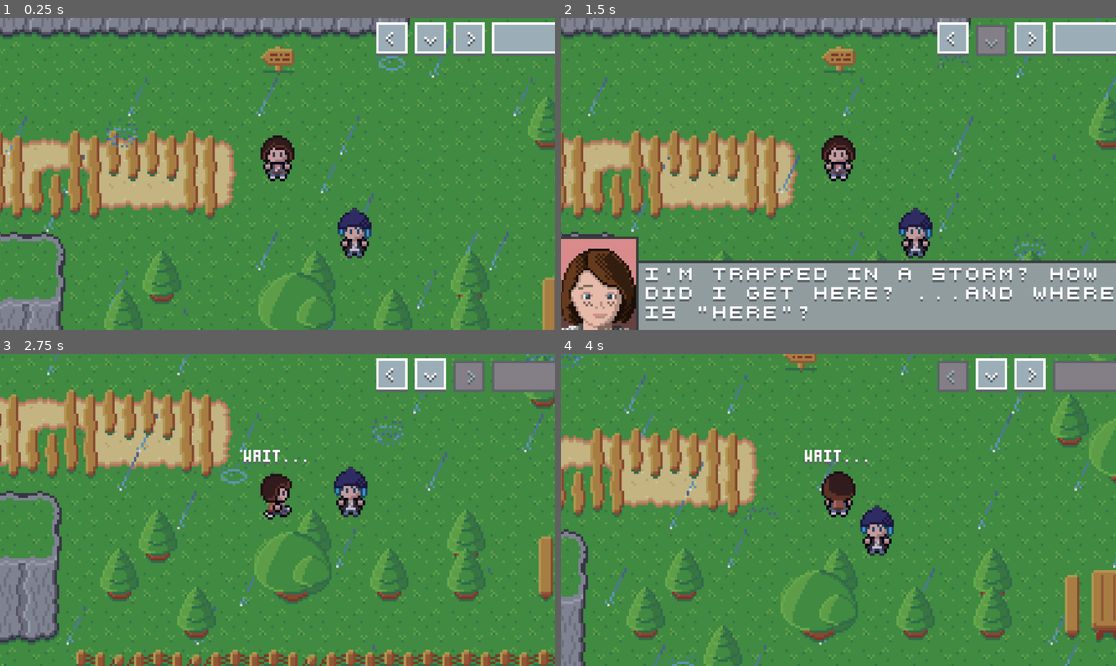
Above: before the commit, frames 1-4 (two rows, left to right).
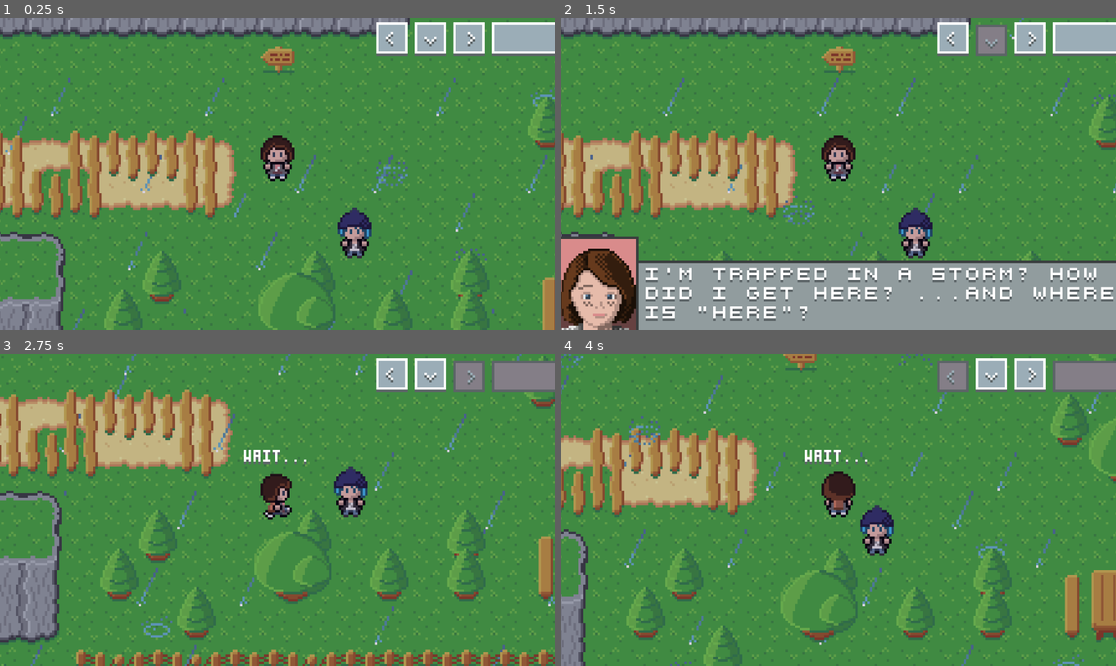
Above: after the commit, the same moments.

Repository: minkezhang/lis
Game: Godot game, scene res://scenes/level/level.tscn
The game is run twice, just before and just after one commit, with the same random seed, the same clock (stepped at 60 frames per second) and the same inputs. The project has no main scene, so this scene is started directly.
Inputs:
- Up to frame 1 (0.25 s): no input
- Up to frame 2 (1.5 s): tap Enter (ui_accept) at 0.5, 1.35 s; hold Right (ui_right) 0.53-1.28 s; hold Enter (ui_accept) 0.53-1.28 s; hold Down (ui_down) from 1.28 s (still down)
- Up to frame 3 (2.75 s): tap Enter (ui_accept) at 1.52, 1.82 s; release Down (ui_down) at 2.03 s; hold Right (ui_right) from 2.03 s (still down); hold Enter (ui_accept) from 2.03 s (still down)
- Up to frame 4 (4 s): release Right (ui_right) at 2.78 s; release Enter (ui_accept) at 2.78 s; hold Up (ui_up) 2.78-3.53 s; tap Enter (ui_accept) at 2.85, 3.02, 3.32 s; hold Left (ui_left) from 3.53 s (still down); hold Enter (ui_accept) from 3.53 s (still down)

The runs differ from the first frame. In frame 1, 1.6% of the frame differs, in the area x 7-100%, y 6-100%; in frame 2, 1.2%; in frame 3, 1.6%; in frame 4, 1.7%, in the area x 0-100%, y 0-100%.

Commit message:
Update controller to use _unhandled_input
Use _unhandled_input for non-debug input processing allows us to swap UI control between relevant control schemes.

Diff:
--- a/scenes/level/controller/dialog.gd
+++ b/scenes/level/controller/dialog.gd
@@ -1,9 +1,11 @@
 extends NullControllerScene
 
 
-func _input(event):
+func _unhandled_input(event):
 	if not is_enabled():
 		return
+
+	get_viewport().set_input_as_handled()
 
 	if event.is_action_pressed('ui_accept'):
 		_controller.accept_handler(_libcontroller.ControllerInputAction.PRESSED)
--- a/scenes/level/controller/move.gd
+++ b/scenes/level/controller/move.gd
@@ -14,6 +14,16 @@
 	_controller = _libcontroller.MoveControllerConfig.new()
 
 
+func _unhandled_input(event):
+	if not is_enabled():
+		return
+
+	get_viewport().set_input_as_handled()
+
+	if event.is_action_pressed('ui_accept'):
+		_controller.accept_handler(_libcontroller.ControllerInputAction.PRESSED)
+
+
 func _process(delta):
 	if not is_enabled():
 		return
@@ -24,6 +34,7 @@
 
 	_delta_accum = max(_delta_accum, 1)
 
+	# TODO(minkezhang): Migrate to _unhandled_input and set state-based instead.
 	if Input.is_action_pressed('ui_right'):
 		_controller.e_handler(_libcontroller.ControllerInputAction.PRESSED)
 		_delta_accum = 0
@@ -36,6 +47,3 @@
 	if Input.is_action_pressed('ui_down'):
 		_controller.s_handler(_libcontroller.ControllerInputAction.PRESSED)
 		_delta_accum = 0
-	if Input.is_action_just_pressed('ui_accept'):
-		_controller.accept_handler(_libcontroller.ControllerInputAction.PRESSED)
-		_delta_accum = 0
